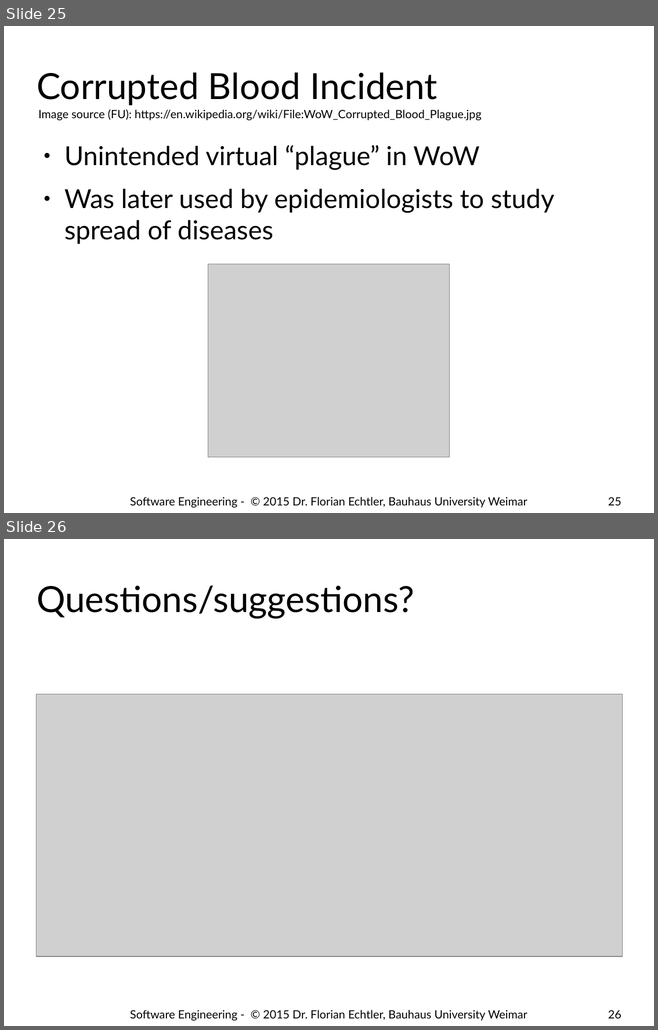
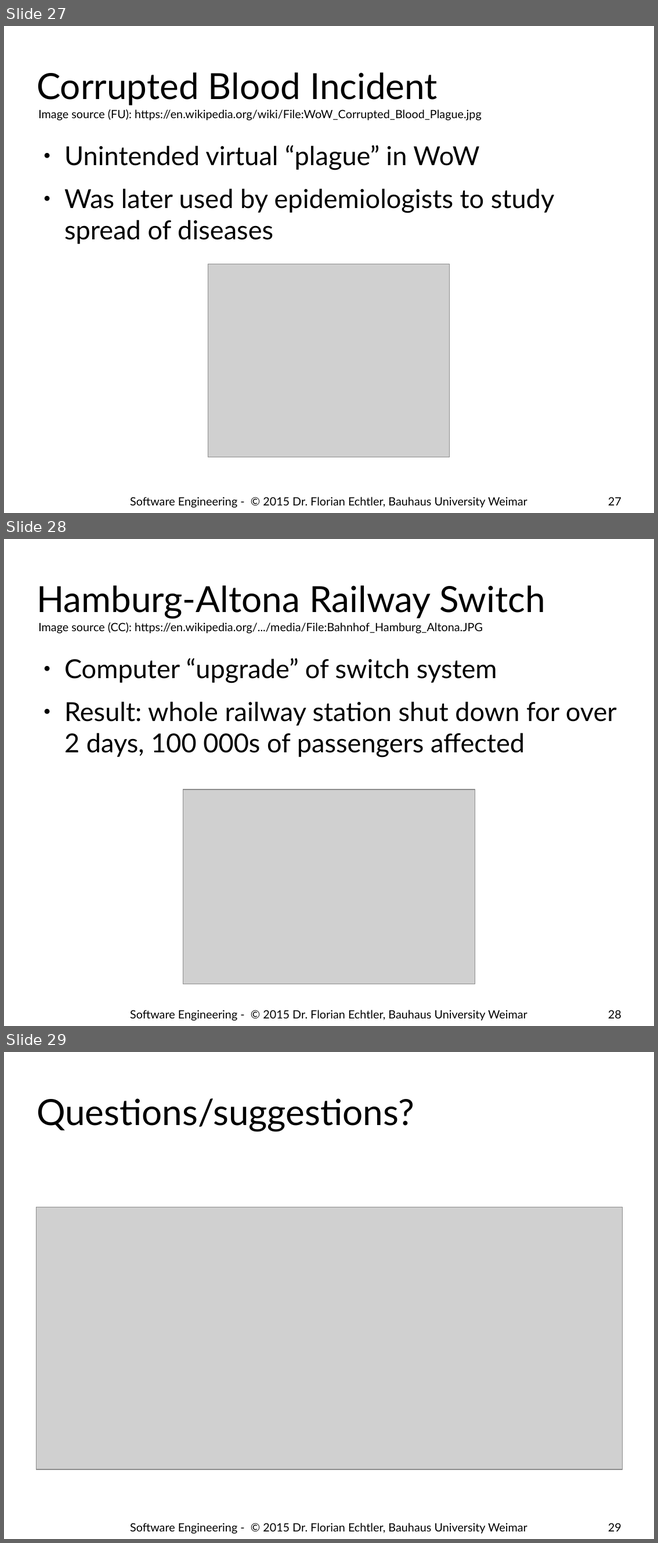
Before and after one commit to floe/software-engineering, a slide deck: 01-introduction.odp. Shown one above the other, each under a label of ours: slides 25 and 26 before the commit, slides 27, 28 and 29 after it. The pictures are 658x1030 and 658x1543 pixels, drawn with LibreOffice and Linux fonts; fonts in the diff are those of the drawing; grey boxes stand for pictures; background and template pictures are left out. Boxes give left, top, right and bottom in pixels: in the first picture for what was removed or moved away, otherwise in the second. Text is boxed around its words. In the diff, an @@ line names an element or a change of style, - is before the commit and + after.

```diff
--- a/01-introduction.odp
+++ b/01-introduction.odp
@@ slide 28 added at (x1=4, y1=539, x2=654, y2=1026), background #FFFFFF @@
@@ title added at (x1=36, y1=585, x2=545, y2=619), 44 pt, text #000000 @@
+Hamburg-Altona Railway Switch
@@ text added at (x1=38, y1=623, x2=482, y2=634), 14 pt, text #000000 @@
+Image source (CC): https://en.wikipedia.org/.../media/File:Bahnhof_Hamburg_Altona.JPG
@@ text added at (x1=64, y1=658, x2=616, y2=758), 32 pt, text #000000 @@
+● Computer “upgrade” of switch system
+● Result: whole railway station shut down for over 2 days, 100 000s of passengers affected
@@ picture added at (x1=183, y1=790, x2=475, y2=984) @@
@@ text added at (x1=130, y1=1010, x2=527, y2=1021), 14 pt, text #000000 @@
+Software Engineering - © 2015 Dr. Florian Echtler, Bauhaus University Weimar
@@ page number added at (x1=608, y1=1010, x2=621, y2=1019), 14 pt, text #000000 @@
+28
@@ what was slide 25 is now slide 27 @@
@@ page number at (x1=608, y1=497, x2=621, y2=506): text changed @@
-25
+27
@@ what was slide 26 is now slide 29 @@
@@ page number at (x1=608, y1=1523, x2=621, y2=1532): text changed @@
-26
+29
```
Also in this commit, not shown: 4 slides changed, 2 other slides added.
